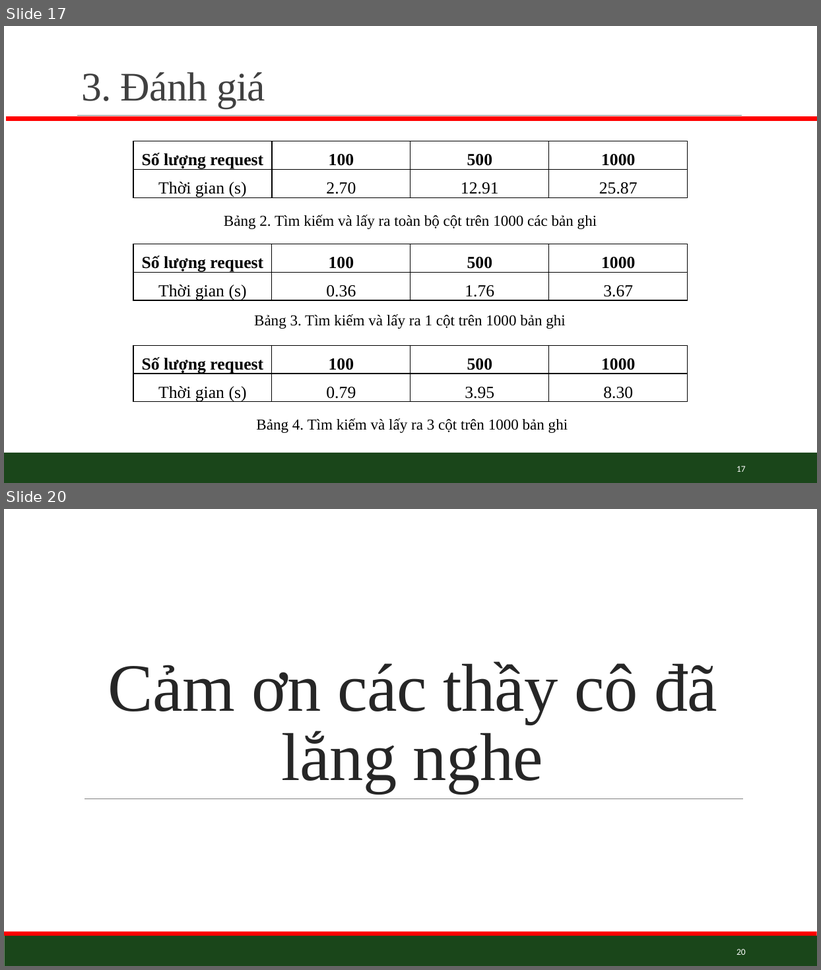
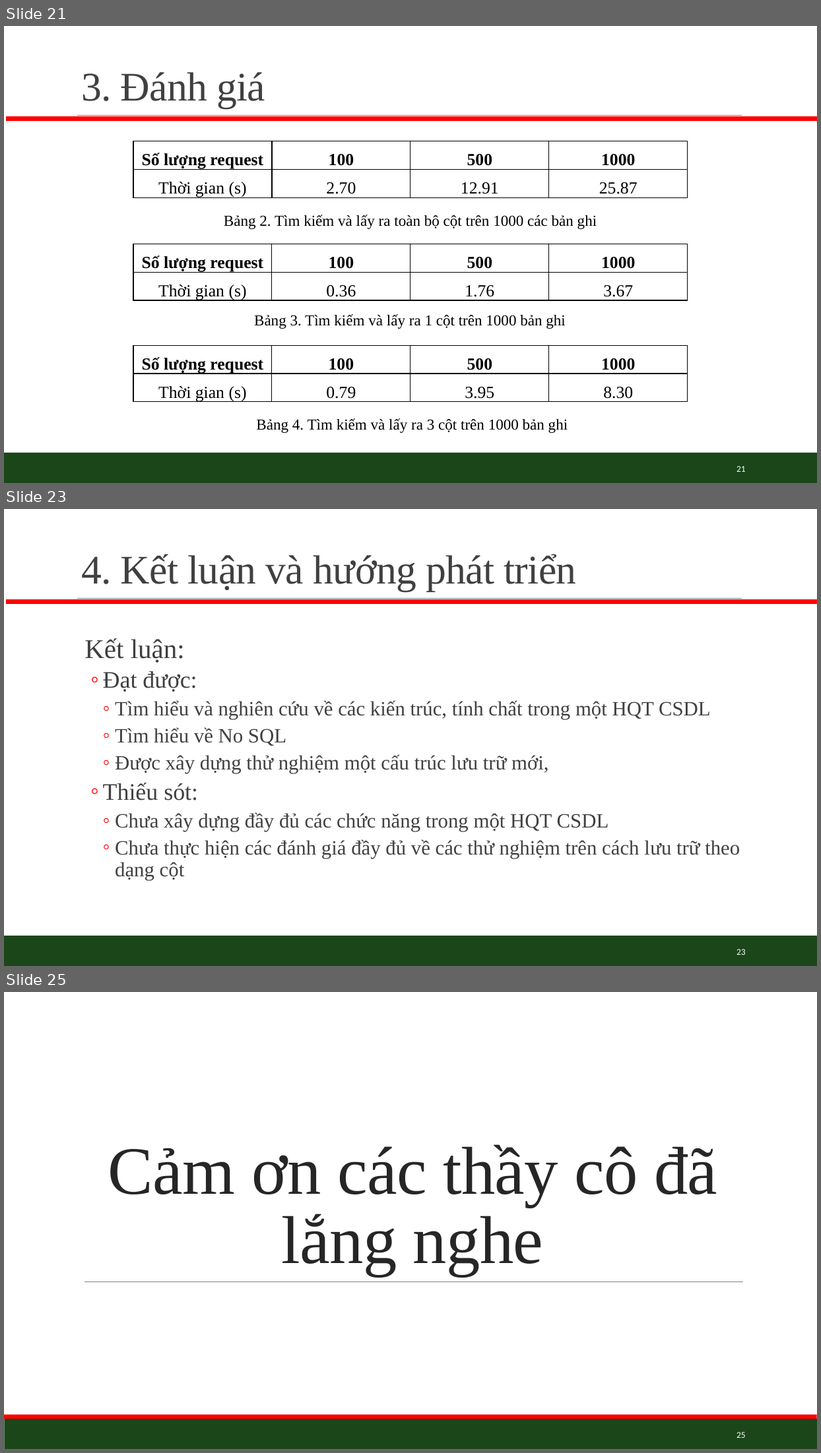
Before and after one commit to dangviethung096/DATN, a slide deck: Slide_DATN.pptx. Shown one above the other, each under a label of ours: slides 17 and 20 before the commit, slides 21, 23 and 25 after it; the slides between them are not shown. The pictures are 821x970 and 821x1453 pixels, drawn with LibreOffice and Linux fonts; fonts in the diff are those of the drawing. Boxes give left, top, right and bottom in pixels: in the first picture for what was removed or moved away, otherwise in the second. Text is boxed around its words. In the diff, an @@ line names an element or a change of style, - is before the commit and + after.

```diff
--- a/Slide_DATN.pptx
+++ b/Slide_DATN.pptx
@@ slide 23 added at (4,509,817,966), background #FFFFFF; not listed: 3 template elements that a slide beside it also shows @@
@@ title added at (81,554,576,591), 48 pt, text #404040 @@
+4. Kết luận và hướng phát triển
@@ text added at (85,638,740,881), 24 pt, text #404040 @@
+  Kết luận:
+  ◦ Đạt được:
+    ◦ Tìm hiểu và nghiên cứu về các kiến trúc, tính chất trong một HQT CSDL
+    ◦ Tìm hiểu về No SQL
+    ◦ Được xây dựng thử nghiệm một cấu trúc lưu trữ mới,
+  ◦ Thiếu sót:
+    ◦ Chưa xây dựng đầy đủ các chức năng trong một HQT CSDL
+    ◦ Chưa thực hiện các đánh giá đầy đủ về các thử nghiệm trên cách lưu trữ theo dạng cột
@@ page number added at (737,949,746,955), 10.5 pt, text #FFFFFF @@
+23
@@ what was slide 17 is now slide 21 @@
@@ page number at (737,466,746,472): text changed @@
-17
+21
@@ what was slide 20 is now slide 25 @@
@@ page number at (737,1432,746,1438): text changed @@
-20
+25
```
Also in this commit, not shown: 3 slides changed, 4 other slides added.
